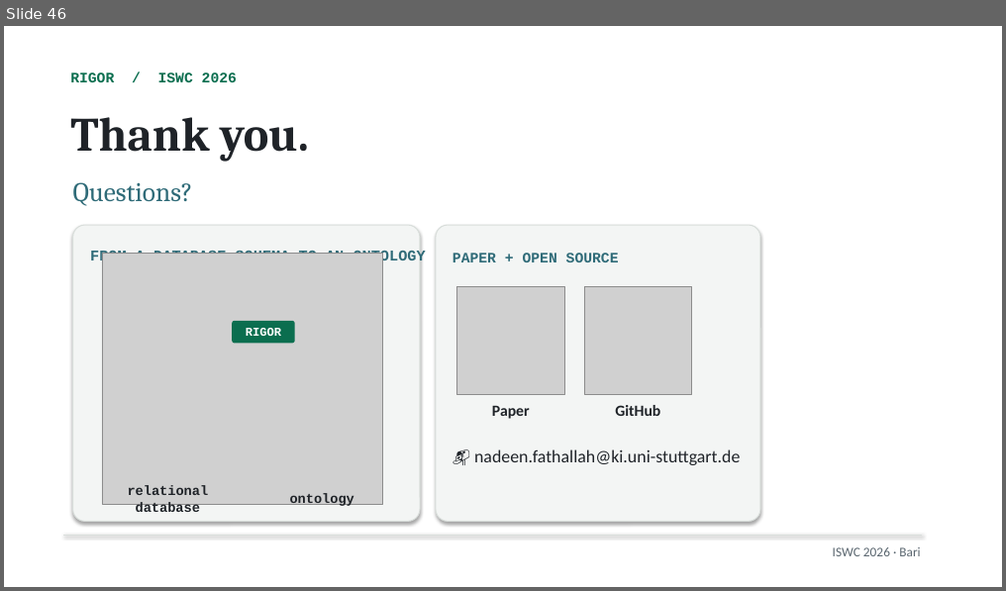
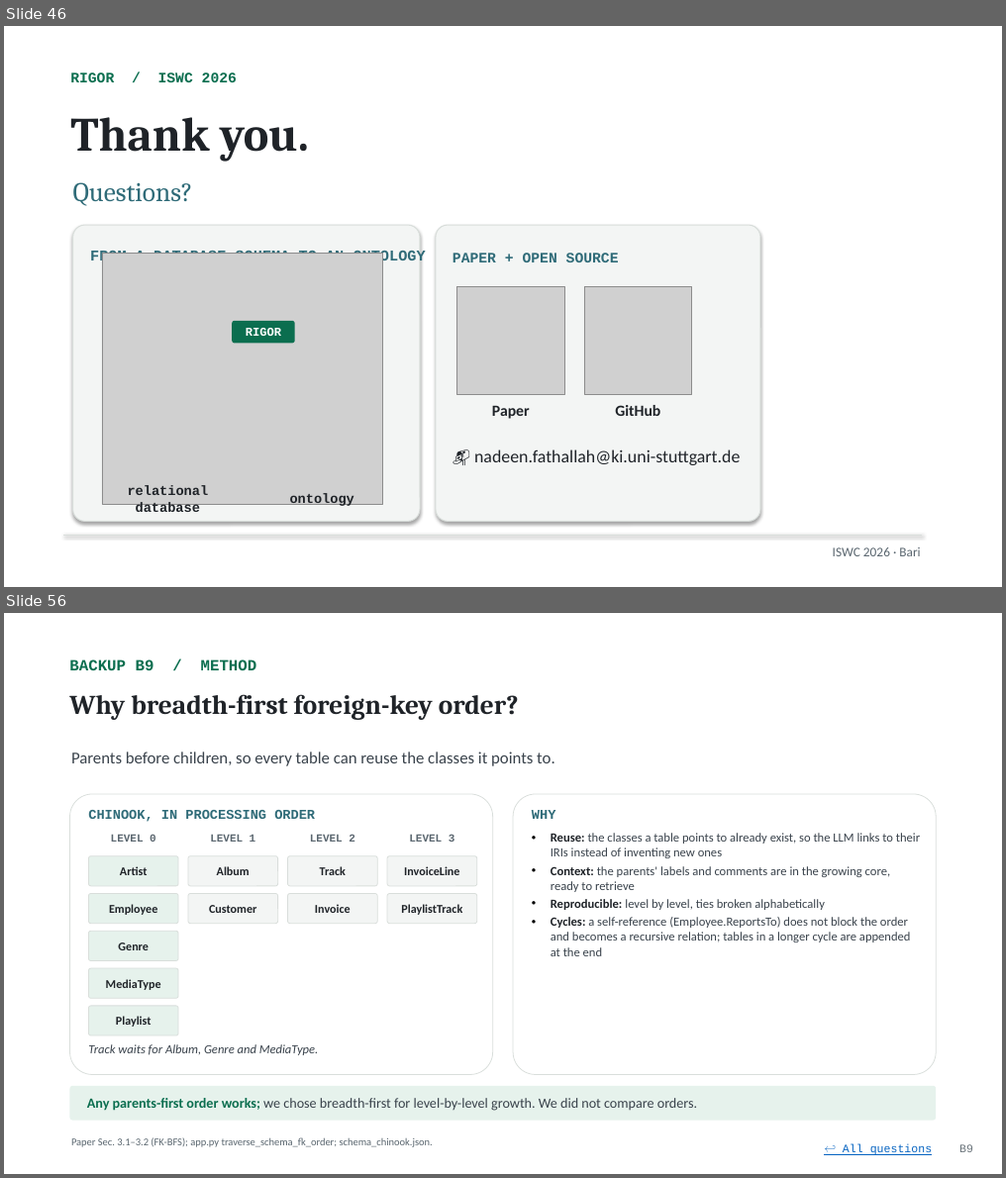
Before and after one commit to NadeenAhmad/rigor_private, a slide deck: presentation/RIGOR_ISWC2026_final.pptx. Shown one above the other, each under a label of ours: slide 46 before the commit, slides 46 and 56 after it; the slides between them are not shown. The pictures are 1006x591 and 1006x1178 pixels, drawn with LibreOffice and Linux fonts; fonts in the diff are those of the drawing; grey boxes stand for pictures. Boxes give left, top, right and bottom in pixels: in the first picture for what was removed or moved away, otherwise in the second. Text is boxed around its words. In the diff, an @@ line names an element or a change of style, - is before the commit and + after.

```diff
--- a/presentation/RIGOR_ISWC2026_final.pptx
+++ b/presentation/RIGOR_ISWC2026_final.pptx
@@ slide 56 added at (x1=4, y1=613, x2=1002, y2=1174), background #FFFFFF @@
@@ text added at (x1=69, y1=660, x2=257, y2=670), 15 pt, text #0B6E4F, bold @@
+BACKUP B9 / METHOD
@@ text added at (x1=69, y1=694, x2=519, y2=720), 26 pt, text #1F2328, bold @@
+Why breadth-first foreign-key order?
@@ text added at (x1=71, y1=752, x2=554, y2=766), 16 pt, text #3A434C @@
+Parents before children, so every table can reuse the classes it points to.
@@ rounded rectangle added at (x1=70, y1=794, x2=493, y2=1075), fill #FFFFFF, outline #D9DEDB 0.75 pt @@
@@ text added at (x1=88, y1=810, x2=315, y2=822), 13 pt, text #2F6B78, bold @@
+CHINOOK, IN PROCESSING ORDER
@@ rounded rectangle added at (x1=513, y1=794, x2=936, y2=1075), fill #FFFFFF, outline #D9DEDB 0.75 pt @@
@@ text added at (x1=532, y1=810, x2=556, y2=819), 13 pt, text #2F6B78, bold @@
+WHY
@@ text added at (x1=111, y1=835, x2=156, y2=842), 10.5 pt, text #5B6770, bold @@
+LEVEL 0
@@ text added at (x1=210, y1=835, x2=256, y2=842), 10.5 pt, text #5B6770, bold @@
+LEVEL 1
@@ text added at (x1=310, y1=835, x2=355, y2=842), 10.5 pt, text #5B6770, bold @@
+LEVEL 2
@@ text added at (x1=409, y1=835, x2=455, y2=842), 10.5 pt, text #5B6770, bold @@
+LEVEL 3
@@ text added at (x1=550, y1=833, x2=920, y2=957), 12 pt, text #3A434C @@
+• Reuse: the classes a table points to already exist, so the LLM links to their IRIs instead of inventing new ones
+• Context: the parents' labels and comments are in the growing core, ready to retrieve
+• Reproducible: level by level, ties broken alphabetically
+• Cycles: a self-reference (Employee.ReportsTo) does not block the order and becomes a recursive relation; tables in a longer cycle are appended at the end
@@ rounded rectangle added at (x1=88, y1=857, x2=178, y2=886), fill #E6F2EC, outline #D9DEDB 0.75 pt, 11.5 pt, text #1F2328, bold @@
+Artist
@@ rounded rectangle added at (x1=188, y1=857, x2=278, y2=886), fill #F3F5F4, outline #D9DEDB 0.75 pt, 11.5 pt, text #1F2328, bold @@
+Album
@@ rounded rectangle added at (x1=288, y1=857, x2=377, y2=886), fill #F3F5F4, outline #D9DEDB 0.75 pt, 11.5 pt, text #1F2328, bold @@
+Track
@@ rounded rectangle added at (x1=387, y1=857, x2=477, y2=886), fill #F3F5F4, outline #D9DEDB 0.75 pt, 11.5 pt, text #1F2328, bold @@
+InvoiceLine
@@ rounded rectangle added at (x1=88, y1=894, x2=178, y2=924), fill #E6F2EC, outline #D9DEDB 0.75 pt, 11.5 pt, text #1F2328, bold @@
+Employee
@@ rounded rectangle added at (x1=188, y1=894, x2=278, y2=924), fill #F3F5F4, outline #D9DEDB 0.75 pt, 11.5 pt, text #1F2328, bold @@
+Customer
@@ rounded rectangle added at (x1=288, y1=894, x2=377, y2=924), fill #F3F5F4, outline #D9DEDB 0.75 pt, 11.5 pt, text #1F2328, bold @@
+Invoice
@@ rounded rectangle added at (x1=387, y1=894, x2=477, y2=924), fill #F3F5F4, outline #D9DEDB 0.75 pt, 11.5 pt, text #1F2328, bold @@
+PlaylistTrack
@@ rounded rectangle added at (x1=88, y1=931, x2=178, y2=961), fill #E6F2EC, outline #D9DEDB 0.75 pt, 11.5 pt, text #1F2328, bold @@
+Genre
@@ rounded rectangle added at (x1=88, y1=968, x2=178, y2=998), fill #E6F2EC, outline #D9DEDB 0.75 pt, 11.5 pt, text #1F2328, bold @@
+MediaType
@@ rounded rectangle added at (x1=88, y1=1006, x2=178, y2=1036), fill #E6F2EC, outline #D9DEDB 0.75 pt, 11.5 pt, text #1F2328, bold @@
+Playlist
@@ text added at (x1=88, y1=1045, x2=318, y2=1056), 12 pt, text #3A434C, italic @@
+Track waits for Album, Genre and MediaType.
@@ rounded rectangle added at (x1=70, y1=1086, x2=936, y2=1121), fill #E6F2EC, 13.5 pt, text #3A434C @@
+Any parents-first order works; we chose breadth-first for level-by-level growth. We did not compare orders.
@@ text added at (x1=71, y1=1138, x2=433, y2=1148), 10 pt, text #5B6770 @@
+Paper Sec. 3.1–3.2 (FK-BFS); app.py traverse_schema_fk_order; schema_chinook.json.
@@ text added at (x1=843, y1=1145, x2=932, y2=1156), 11 pt, text #0563C1, underline @@
+↩ All questions
@@ text added at (x1=959, y1=1145, x2=973, y2=1153), 11 pt, text #6B747B @@
+B9
```
Also in this commit, not shown: 14 other slides added, 3 other files.
